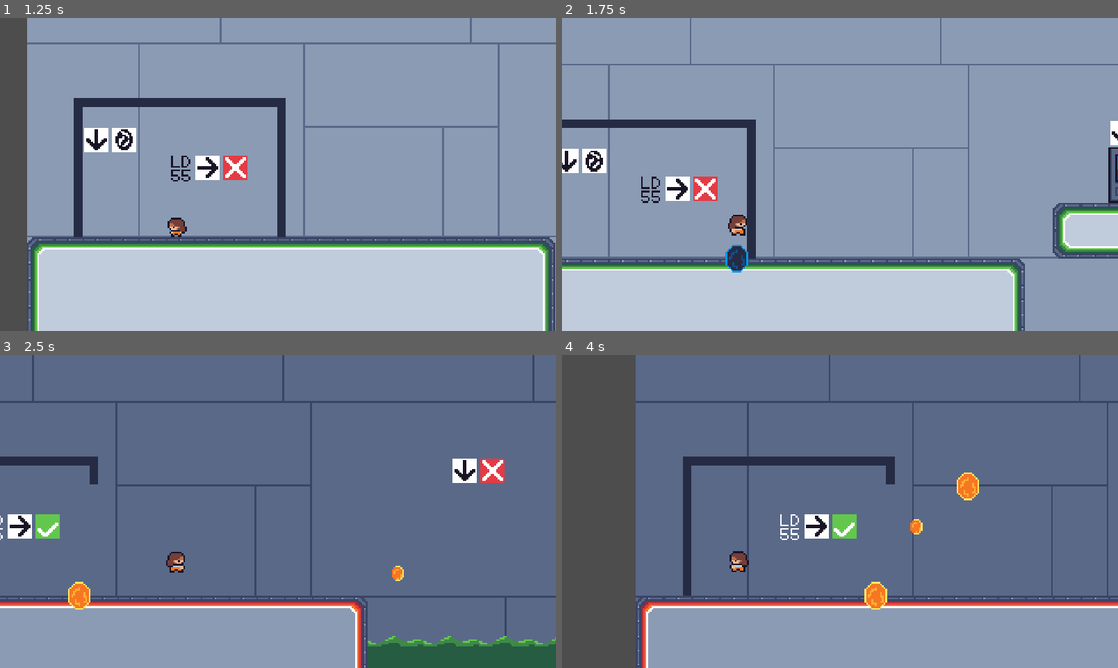
Above: before the commit, frames 1-4 (two rows, left to right).
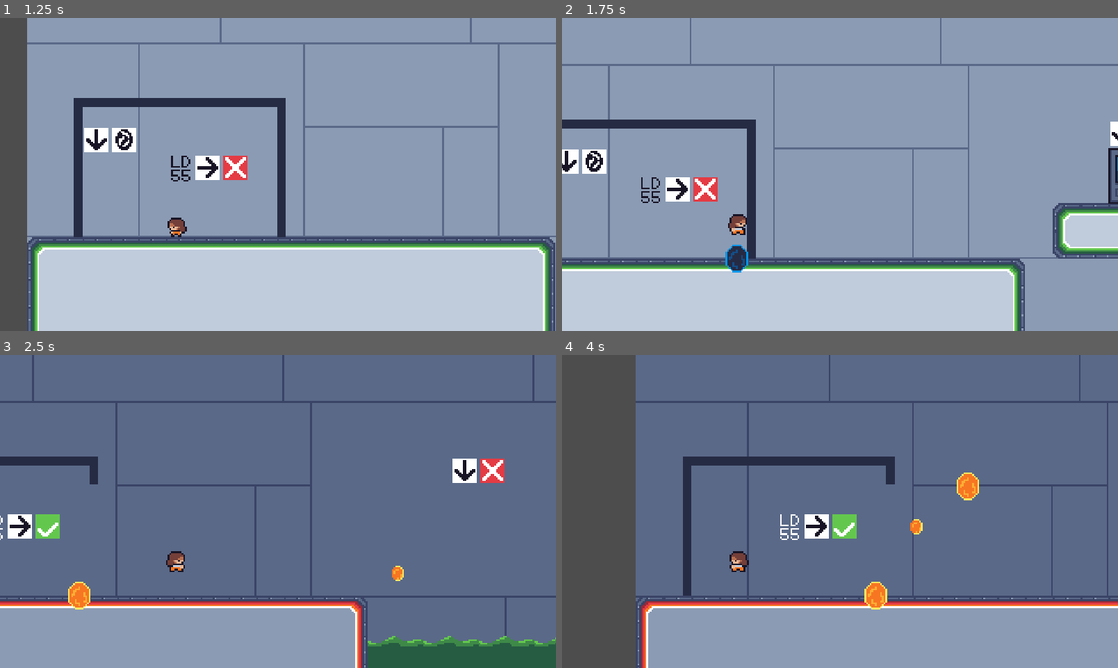
Above: after the commit, the same moments.

Repository: EthanPlant/LD55
Game: Godot game, scene res://scenes/main.tscn
Two runs of this game, one before a commit and one after it. Both use one fixed random seed, a clock stepped at 60 frames per second and the inputs below.
Inputs (mouse positions are in pixels of both pictures, inside the frame that each line leads up to):
- Up to frame 1 (1.25 s): click "PLAY" at 0.5 s
- Up to frame 2 (1.75 s): tap Enter at 1.25 s; move the mouse to (812, 237) at 1.27 s; hold D (walk_right) from 1.28 s (still down); click (812, 237) at 1.35 s; tap Space (jump) at 1.52 s; tap Ctrl (switch_world) at 1.55 s
- Up to frame 3 (2.5 s): keep holding D (walk_right); move the mouse to (444, 558) at 2.02 s; tap Ctrl (switch_world) at 2.1 s; tap Space (jump) at 2.27 s; click (444, 558) at 2.3 s
- Up to frame 4 (4 s): move the mouse to (673, 464) at 2.77 s; release D (walk_right) at 2.78 s; hold A (walk_left) from 2.78 s (still down); click (673, 464) at 2.85 s; tap Ctrl (switch_world) at 3.05, 3.6 s; move the mouse to (867, 511) at 3.52 s; tap Space (jump) at 3.77 s; click (867, 511) at 3.8 s

Frame 1 is identical in both runs. In frame 2, 1.6% of the frame differs, in the area x 0-100%, y 15-100%; in frame 3, less than 0.1%; in frame 4, less than 0.1%.

Commit message:
Player death

Diff:
--- a/project.godot
+++ b/project.godot
@@ -60,6 +60,7 @@
 2d_physics/layer_1="static"
 2d_physics/layer_2="dynamic"
 2d_physics/layer_3="danger"
+2d_physics/layer_4="player"
 
 [rendering]
 
--- /dev/null
+++ b/scenes/entities/danger_zone.tscn
@@ -0,0 +1,10 @@
+[gd_scene load_steps=2 format=3 uid="uid://b0c42n5yaoakj"]
+
+[ext_resource type="Script" path="res://scripts/danger_zone.gd" id="1_eyunu"]
+
+[node name="DangerZone" type="Area2D"]
+collision_layer = 4
+collision_mask = 8
+script = ExtResource("1_eyunu")
+
+[connection signal="body_entered" from="." to="." method="_on_body_entered"]
--- a/scenes/entities/door.tscn
+++ b/scenes/entities/door.tscn
@@ -14,6 +14,7 @@
 texture = ExtResource("1_788h8")
 
 [node name="Area2D" type="Area2D" parent="."]
+collision_mask = 8
 
 [node name="CollisionShape2D" type="CollisionShape2D" parent="Area2D"]
 shape = SubResource("RectangleShape2D_l484i")
--- a/scenes/entities/portal.tscn
+++ b/scenes/entities/portal.tscn
@@ -112,6 +112,7 @@
 frame_progress = 1.0
 
 [node name="Area2D" type="Area2D" parent="."]
+collision_mask = 8
 
 [node name="CollisionShape2D" type="CollisionShape2D" parent="Area2D"]
 position = Vector2(-1, 0)
--- a/scenes/levels/tutorial_level.tscn
+++ b/scenes/levels/tutorial_level.tscn
@@ -1,10 +1,11 @@
-[gd_scene load_steps=10 format=3 uid="uid://bh4j2in0ie8ji"]
+[gd_scene load_steps=14 format=3 uid="uid://bh4j2in0ie8ji"]
 
 [ext_resource type="Script" path="res://scripts/level.gd" id="1_3qc0e"]
 [ext_resource type="Script" path="res://scripts/world_switcher.gd" id="1_18t4u"]
 [ext_resource type="Texture2D" uid="uid://bcgxx0txeteof" path="res://assets/textures/world1_tileset.png" id="1_jle6i"]
 [ext_resource type="Texture2D" uid="uid://bphxkcmnsfgx7" path="res://assets/textures/world2_tileset.png" id="2_0s0ub"]
 [ext_resource type="PackedScene" uid="uid://b5jh5jaayja54" path="res://scenes/entities/player.tscn" id="2_7x7dy"]
+[ext_resource type="PackedScene" uid="uid://b0c42n5yaoakj" path="res://scenes/entities/danger_zone.tscn" id="5_agmns"]
 [ext_resource type="PackedScene" uid="uid://cpye1rcw8vwog" path="res://scenes/entities/door.tscn" id="6_dnq1p"]
 
 [sub_resource type="TileSetAtlasSource" id="TileSetAtlasSource_u6bm8"]
@@ -217,10 +218,21 @@
 sources/0 = SubResource("TileSetAtlasSource_u6bm8")
 sources/1 = SubResource("TileSetAtlasSource_di48k")
 
-[node name="TutorialLevel" type="Node2D"]
+[sub_resource type="RectangleShape2D" id="RectangleShape2D_u2gof"]
+size = Vector2(736, 15)
+
+[sub_resource type="RectangleShape2D" id="RectangleShape2D_vu5dm"]
+size = Vector2(192, 73)
+
+[sub_resource type="RectangleShape2D" id="RectangleShape2D_t8as8"]
+size = Vector2(735.5, 10)
+
+[node name="TutorialLevel" type="Node2D" node_paths=PackedStringArray("level_start")]
 script = ExtResource("1_3qc0e")
+level_start = NodePath("PlayerStart")
 
 [node name="TileMap" type="TileMap" parent="."]
+position = Vector2(0, -1)
 scale = Vector2(2, 2)
 tile_set = SubResource("TileSet_opyue")
 format = 2
@@ -228,21 +240,47 @@
 layer_0/z_index = -1
 layer_0/tile_data = PackedInt32Array(-196609, 65536, 2, -131073, 65536, 1, -65537, 65536, 1, -1, 65536, 1, 65535, 65536 …(17374 unchanged characters)…
 layer_1/name = "world1_foreground"
-layer_1/tile_data = PackedInt32Array(524280, 0, 3, 589816, 0 …(2308 unchanged characters)…  4, 655370, 131072, 4, 720906, 131072, 4)
+layer_1/tile_data = PackedInt32Array(524280, 0, 3, 589816, 0 …(2308 unchanged characters)…  4, 655370, 131072, 4, 720906, 131072, 4, 786442, 131072, 4, 851960, 0, 4, 851961, 65536, 4, 851962, 65536, 4, 851963, 65536, 4, 851964, 65536, 4, 851965, 65536, 4, 851966, 65536, 4, 851967, 65536, 4, 786432, 65536, 4, 786433, 65536, 4, 786434, 65536, 4, 786435, 65536, 4, 786436, 65536, 4, 786437, 65536, 4, 786438, 65536, 4, 786439, 65536, 4, 786440, 65536, 4, 786441, 65536, 4)
 layer_2/name = "world1_water"
-layer_2/y_sort_enabled = true
+layer_2/enabled = false
 layer_2/z_index = 1
 layer_2/tile_data = PackedInt32Array(851960, 196608, 3, 851961, 196608, 4, 851962, 196608, 3, 851963, 196608, 4, 851964 …(791 unchanged characters)…
 layer_3/name = "world2_background"
+layer_3/enabled = false
 layer_3/tile_data = PackedInt32Array(655352, 65537, 1, 655353, 65537, 1, 655354, 65537, 1, 655355, 65537, 1, 655356, 65 …(13226 unchanged characters)…
 layer_4/name = "world2_foreground"
+layer_4/enabled = false
 layer_4/tile_data = PackedInt32Array(458745, 262145, 0, 393209, 262145, 0, 327673, 262145, 0, 262137, 262145, 0, 196601 …(4253 unchanged characters)…
 layer_5/name = "world2_water"
 layer_5/tile_data = PackedInt32Array(524299, 196609, 3, 524300, 196609, 4, 524301, 196609, 3, 524302, 196609, 4, 524303 …(1703 unchanged characters)…
 script = ExtResource("1_18t4u")
 
+[node name="World1Danger" parent="TileMap" instance=ExtResource("5_agmns")]
+visible = false
+
+[node name="CollisionShape2D" type="CollisionShape2D" parent="TileMap/World1Danger"]
+position = Vector2(240.5, 199)
+shape = SubResource("RectangleShape2D_u2gof")
+
+[node name="World2Danger" parent="TileMap" instance=ExtResource("5_agmns")]
+
+[node name="CollisionShape2D" type="CollisionShape2D" parent="TileMap/World2Danger"]
+position = Vector2(272.5, 172.5)
+shape = SubResource("RectangleShape2D_vu5dm")
+
+[node name="CollisionShape2D2" type="CollisionShape2D" parent="TileMap/World2Danger"]
+position = Vector2(239.75, 204)
+shape = SubResource("RectangleShape2D_t8as8")
+
 [node name="Player" parent="." instance=ExtResource("2_7x7dy")]
 position = Vector2(-84, 207)
+collision_layer = 10
+collision_mask = 7
 
 [node name="Door" parent="." instance=ExtResource("6_dnq1p")]
 position = Vector2(480, 128)
+
+[node name="PlayerStart" type="Node2D" parent="."]
+position = Vector2(-85, 207)
+
+[connection signal="player_died" from="Player" to="." method="_on_player_player_died"]
--- a/scenes/main.tscn
+++ b/scenes/main.tscn
@@ -13,6 +13,7 @@
 [node name="Main" type="Node"]
 script = ExtResource("1_dy0ed")
 available_levels = Array[ExtResource("2_0mn3a")]([SubResource("Resource_6r3sj")])
+metadata/_edit_horizontal_guides_ = [-117.0]
 
 [node name="UIMain" type="CanvasLayer" parent="."]
 
--- /dev/null
+++ b/scripts/danger_zone.gd
@@ -0,0 +1,6 @@
+extends Area2D
+
+
+func _on_body_entered(body:Node2D):
+	if body is Player:
+		body.handle_danger()
--- a/scripts/level.gd
+++ b/scripts/level.gd
@@ -4,6 +4,7 @@
 const PORTAL: PackedScene = preload("res://scenes/entities/portal.tscn")
 
 @export var level_id: int
+@export var level_start: Node2D
 
 var level_data: LevelData
 
@@ -20,3 +21,11 @@
 		portal.add_to_group("portals")
 		portal.global_position = get_global_mouse_position()
 		portal.world_switch.connect($TileMap.switch_world)
+
+func _on_player_player_died():
+	# Remove all portals
+	for portal in get_tree().get_nodes_in_group("portals"):
+		portal.queue_free()
+
+	if Global.current_world == 2:
+		$TileMap.switch_world()
--- a/scripts/player.gd
+++ b/scripts/player.gd
@@ -1,5 +1,7 @@
+class_name Player
 extends CharacterBody2D
 
+signal player_died
 
 @export var speed: float = 300.0
 @export var jump_vel: float = -250.0
@@ -11,10 +13,14 @@
 var _is_jumping: bool = false
 var _jump_timer: float = 0
 var _coyote_timer: float = 0
+var can_control: bool = true
 
 @onready var _animated_sprite = $AnimatedSprite2D
 
 func _physics_process(delta):
+	if not can_control:
+		return
+
 	if not is_on_floor() and not _is_jumping:
 		velocity.y += _gravity * grav_mul * delta
 		_coyote_timer += delta
@@ -45,3 +51,19 @@
 		_animated_sprite.play("idle")
 
 	move_and_slide()
+
+
+func handle_danger():
+	print("You died!")
+	visible = false
+	can_control = false
+
+	await get_tree().create_timer(0.5).timeout
+	emit_signal("player_died")
+	reset_player()
+
+
+func reset_player():
+	global_position = LevelManager.loaded_level.level_start.global_position
+	visible = true
+	can_control = true
--- a/scripts/world_switcher.gd
+++ b/scripts/world_switcher.gd
@@ -6,8 +6,12 @@
 func _ready():
 	for layer in WORLD_1_LAYERS:
 		set_layer_enabled(layer, true)
+		$World1Danger.monitoring = true
+		$World2Danger.monitoring = false
 	for layer in WORLD_2_LAYERS:
 		set_layer_enabled(layer, false)
+		$World1Danger.monitoring = false
+		$World2Danger.monitoring = true
 
 
 func switch_world():
@@ -18,8 +22,12 @@
 			set_layer_enabled(layer, true)
 		for layer in WORLD_2_LAYERS:
 			set_layer_enabled(layer, false)
+		$World1Danger.monitoring = true
+		$World2Danger.monitoring = false
 	else:
 		for layer in WORLD_1_LAYERS:
 			set_layer_enabled(layer, false)
 		for layer in WORLD_2_LAYERS:
 			set_layer_enabled(layer, true)
+		$World1Danger.monitoring = false
+		$World2Danger.monitoring = true
